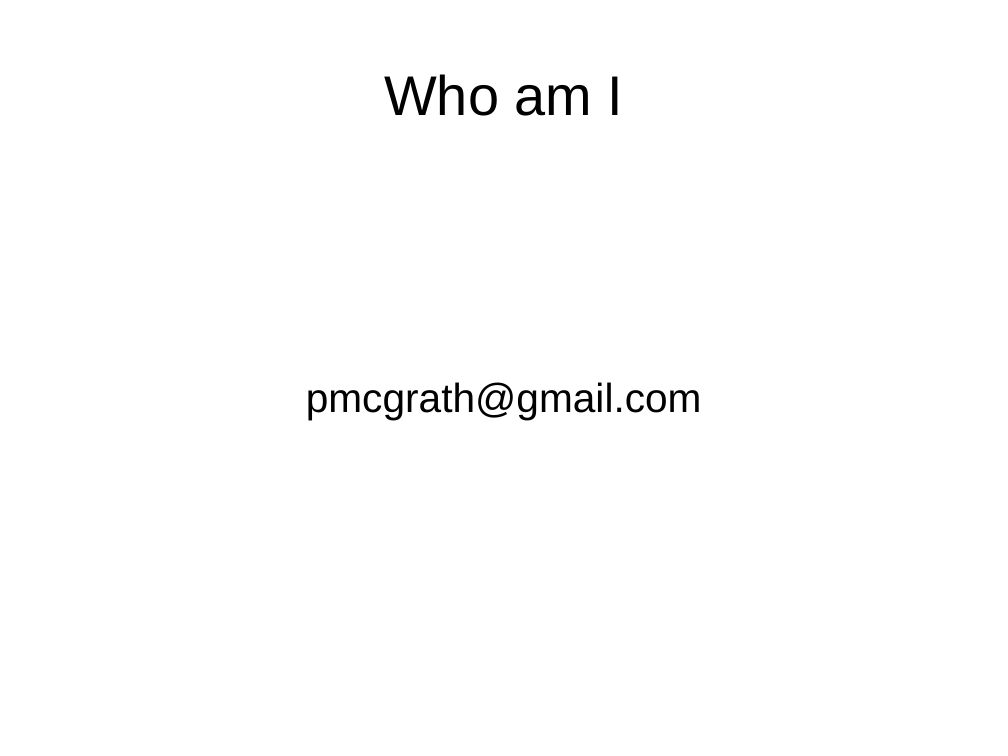
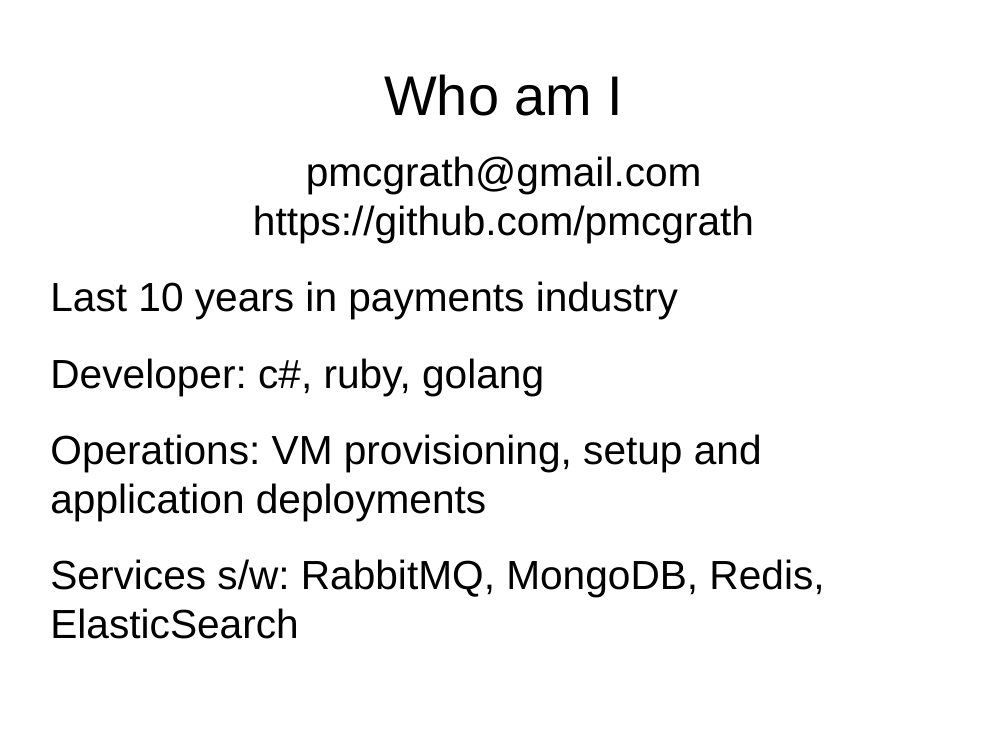
Before and after one commit to pmcgrath/presentations, a slide deck: slide 1 of corkaltnet_docker_20141118/corkaltnet_docker_20141118.pptx. Drawn at 1008x756 pixels with LibreOffice and Linux fonts; fonts in the diff are those of the drawing. Boxes give left, top, right and bottom in pixels: in the first picture for what was removed or moved away, otherwise in the second. Text is boxed around its words. In the diff, an @@ line names an element or a change of style, - is before the commit and + after.

```diff
--- a/corkaltnet_docker_20141118/corkaltnet_docker_20141118.pptx
+++ b/corkaltnet_docker_20141118/corkaltnet_docker_20141118.pptx
@@ text "pmcgrath@gmail.com": place and size @@
-text "pmcgrath@gmail.com" at (306,382,702,420)
+text "pmcgrath@gmail.com" at (50,156,824,639)
@@ text at (50,205,824,639): paragraphs added @@
+https://github.com/pmcgrath
+Last 10 years in payments industry
+Developer: c#, ruby, golang
+Operations: VM provisioning, setup and application deployments
+Services s/w: RabbitMQ, MongoDB, Redis, ElasticSearch
```
Also in this commit, not shown: 3 other slides changed, 1 other file.
